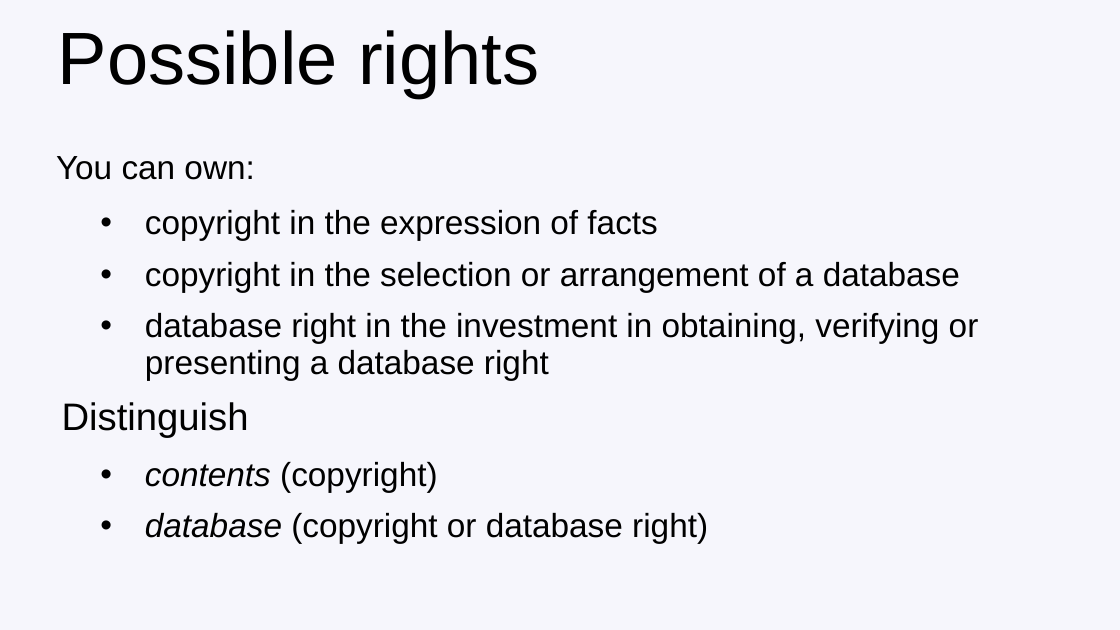
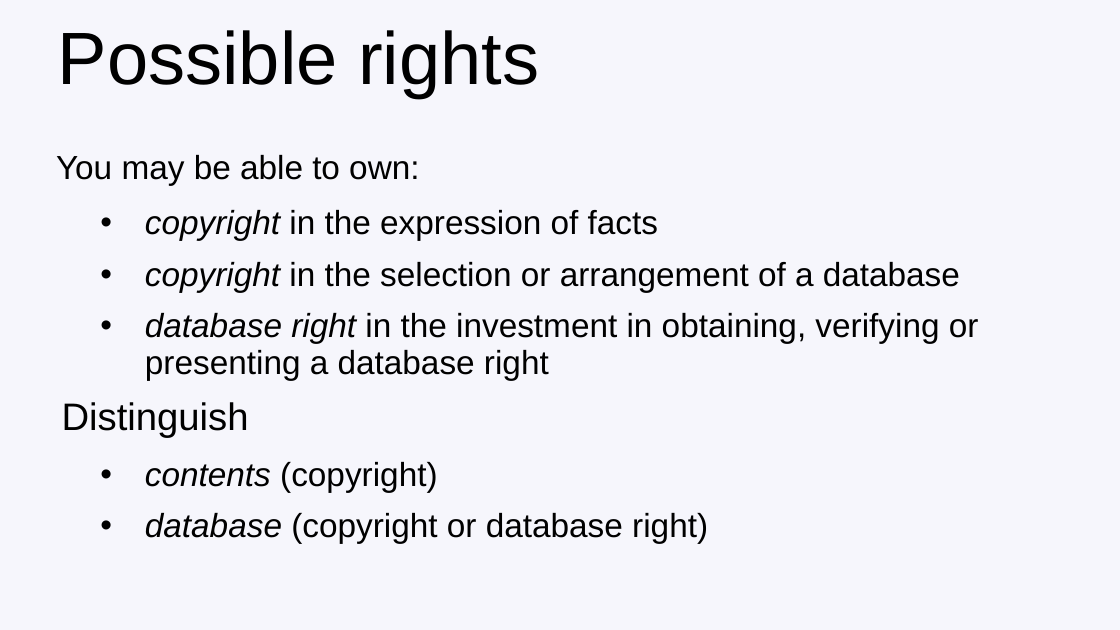
Before and after one commit to francisdavey/open-data, a slide deck: slide 7 of slides.ppt. Drawn at 1120x630 pixels with LibreOffice and Linux fonts; fonts in the diff are those of the drawing; background and template pictures are left out. Boxes give left, top, right and bottom in pixels: in the first picture for what was removed or moved away, otherwise in the second. Text is boxed around its words. In the diff, an @@ line names an element or a change of style, - is before the commit and + after.

```diff
--- a/slides.ppt
+++ b/slides.ppt
@@ text at (56, 155, 419, 186): text changed @@
-You can own:
+You may be able to own:
@@ text at (145, 210, 979, 380): italic on in "copyright", "copyright", "database right" @@
```
Also in this commit, not shown: 11 other slides changed, 2 slides added, 1 slide removed.
